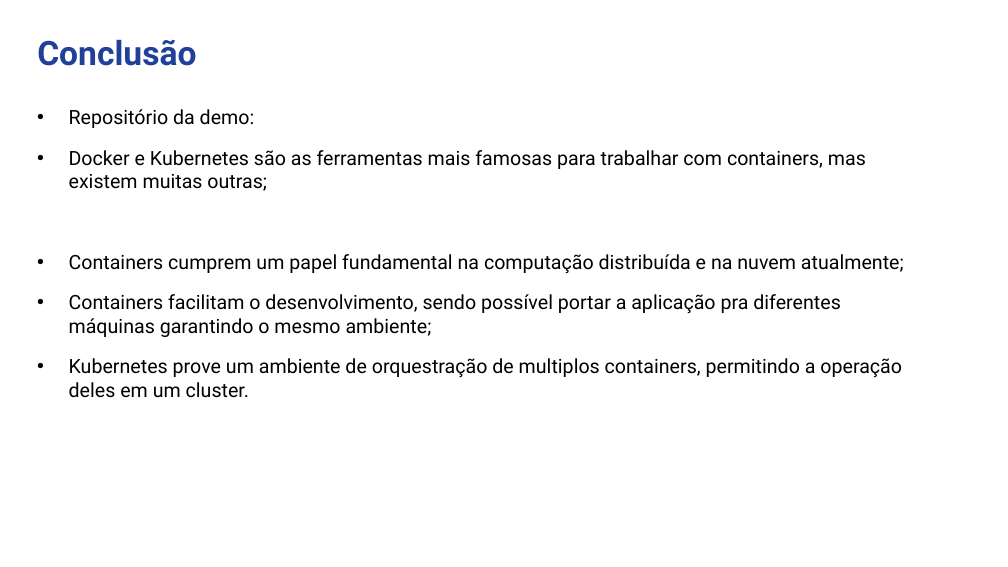
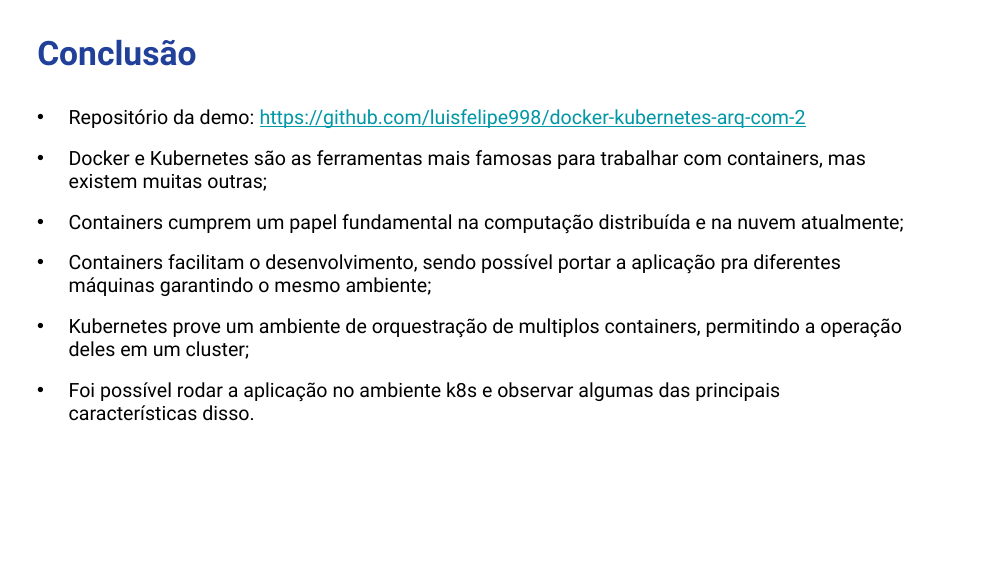
Before and after one commit to luisfelipe998/docker-kubernetes-arq-com-2, a slide deck: slide 30 of FelipeDrumm_FernandoCipriano_LuisFelipeBorsoi_GB.pptx. Drawn at 1008x567 pixels with LibreOffice and Linux fonts; fonts in the diff are those of the drawing. Boxes give left, top, right and bottom in pixels: in the first picture for what was removed or moved away, otherwise in the second. Text is boxed around its words. In the diff, an @@ line names an element or a change of style, - is before the commit and + after.

Commit message:
adjust presentation and resumo.md

```diff
--- a/FelipeDrumm_FernandoCipriano_LuisFelipeBorsoi_GB.pptx
+++ b/FelipeDrumm_FernandoCipriano_LuisFelipeBorsoi_GB.pptx
@@ text at [69, 109, 806, 128]: text changed; text colour #000000 to #0097A7 @@
-• Repositório da demo:
+• Repositório da demo: https://github.com/luisfelipe998/docker-kubernetes-arq-com-2
@@ text at [69, 318, 902, 421]: text changed @@
-• Kubernetes prove um ambiente de orquestração de multiplos containers, permitindo a operação deles em um cluster.
+• Kubernetes prove um ambiente de orquestração de multiplos containers, permitindo a operação deles em um cluster;
+• Foi possível rodar a aplicação no ambiente k8s e observar algumas das principais características disso.
```
Also in this commit, not shown: 1 other file.
